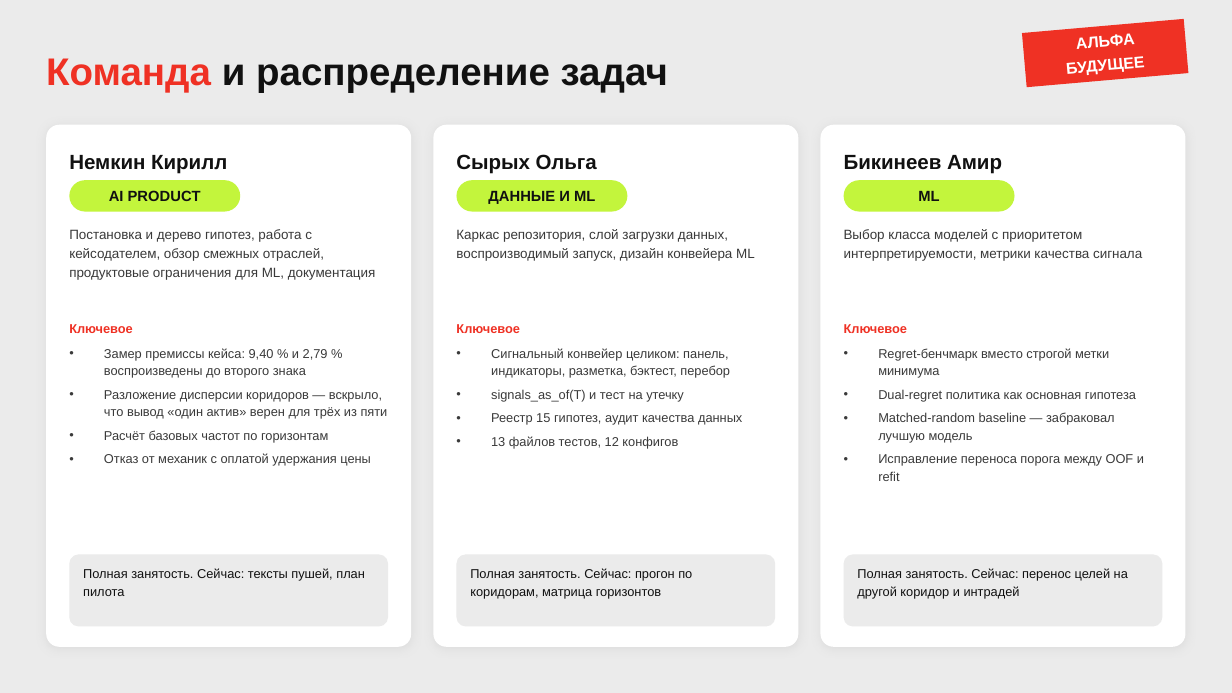
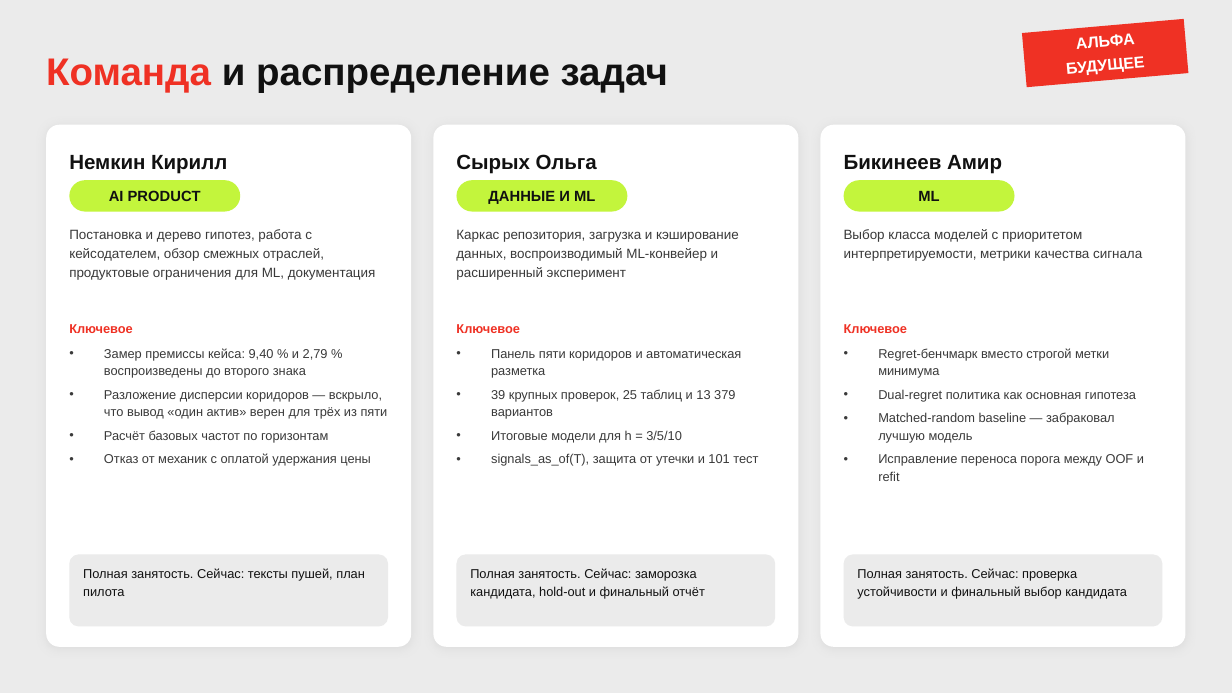
Before and after one commit to ne-olya/fx-pulse, a slide deck: slide 12 of docs/presentation/fx-pulse-interim.pptx. Drawn at 1232x693 pixels with LibreOffice and Linux fonts; fonts in the diff are those of the drawing. Boxes give left, top, right and bottom in pixels: in the first picture for what was removed or moved away, otherwise in the second. Text is boxed around its words. In the diff, an @@ line names an element or a change of style, - is before the commit and + after.

```diff
--- a/docs/presentation/fx-pulse-interim.pptx
+++ b/docs/presentation/fx-pulse-interim.pptx
@@ text at box(456, 230, 739, 280): text changed @@
-Каркас репозитория, слой загрузки данных, воспроизводимый запуск, дизайн конвейера ML
+Каркас репозитория, загрузка и кэширование данных, воспроизводимый ML-конвейер и расширенный эксперимент
@@ text at box(491, 349, 758, 466): text changed @@
-• Сигнальный конвейер целиком: панель, индикаторы, разметка, бэктест, перебор
-• signals_as_of(T) и тест на утечку
-• Реестр 15 гипотез, аудит качества данных
-• 13 файлов тестов, 12 конфигов
+• Панель пяти коридоров и автоматическая разметка
+• 39 крупных проверок, 25 таблиц и 13 379 вариантов
+• Итоговые модели для h = 3/5/10
+• signals_as_of(T), защита от утечки и 101 тест
@@ text at box(470, 568, 705, 599): text changed @@
-Полная занятость. Сейчас: прогон по коридорам, матрица горизонтов
+Полная занятость. Сейчас: заморозка кандидата, hold-out и финальный отчёт
@@ text at box(857, 568, 1127, 599): text changed @@
-Полная занятость. Сейчас: перенос целей на другой коридор и интрадей
+Полная занятость. Сейчас: проверка устойчивости и финальный выбор кандидата
```
Also in this commit, not shown: 4 other slides changed, 3 slides added, 3 slides removed, 3 other files.
